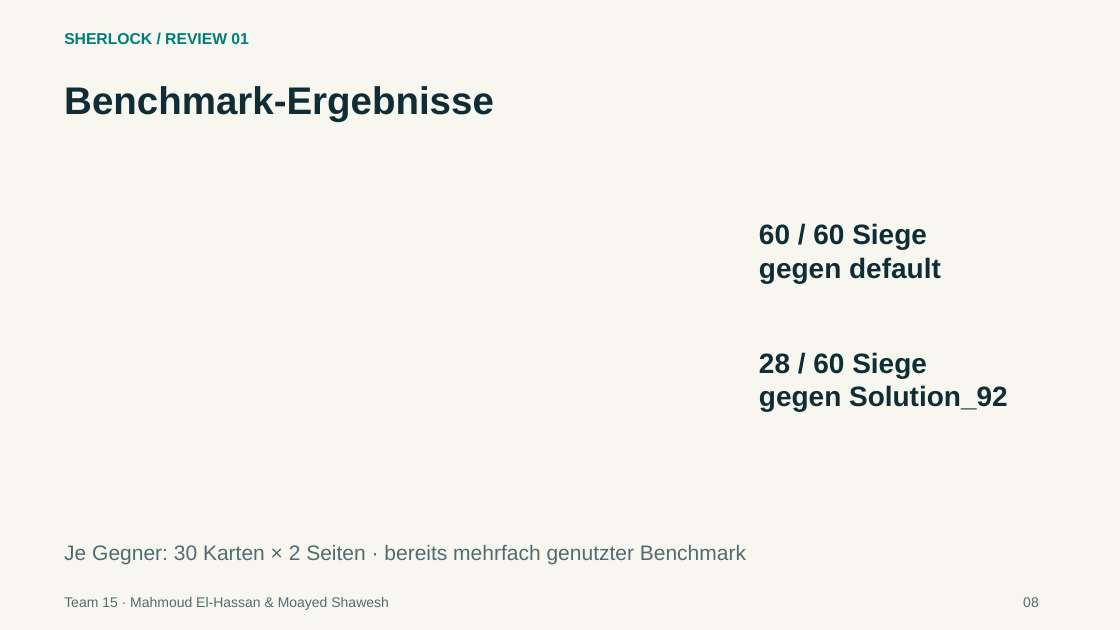
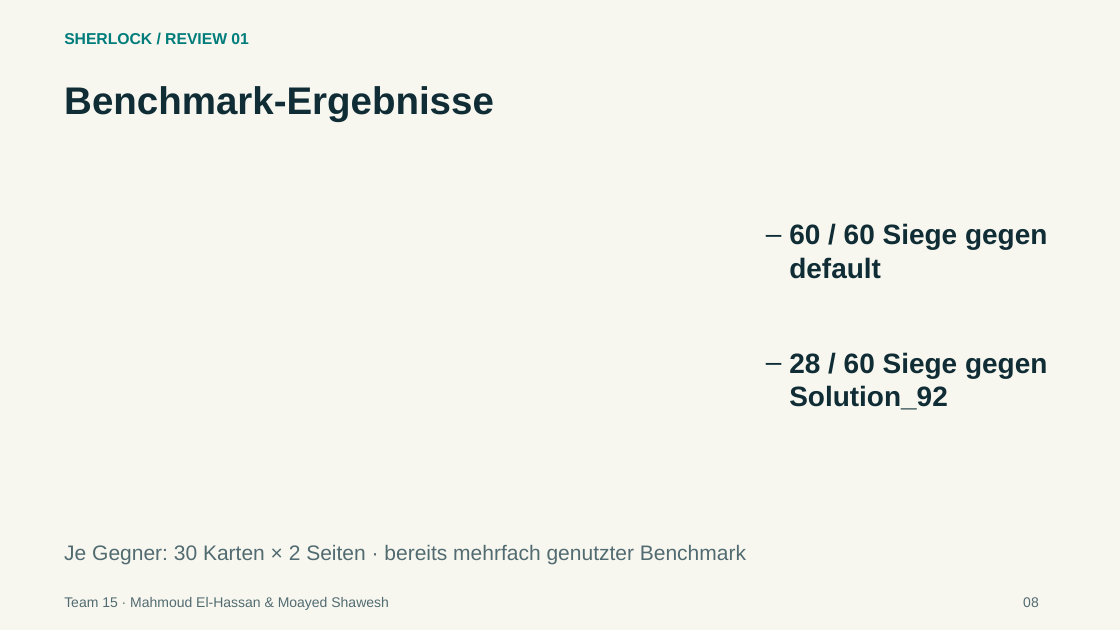
Before and after one commit to elhassanmahmoud/sherlock-luxAI-team15, a slide deck: slide 8 of docs/presentation/Sherlock_Review_16-10-2026.pptx. Drawn at 1120x630 pixels with LibreOffice and Linux fonts; fonts in the diff are those of the drawing. Boxes give left, top, right and bottom in pixels: in the first picture for what was removed or moved away, otherwise in the second. Text is boxed around its words. In the diff, an @@ line names an element or a change of style, - is before the commit and + after.

```diff
--- a/docs/presentation/Sherlock_Review_16-10-2026.pptx
+++ b/docs/presentation/Sherlock_Review_16-10-2026.pptx
@@ text at bbox=[789, 223, 1047, 279]: text changed @@
-60 / 60 Siege
-gegen default
+– 60 / 60 Siege gegen default
@@ text at bbox=[789, 352, 1047, 410]: text changed @@
-28 / 60 Siege
-gegen Solution_92
+– 28 / 60 Siege gegen Solution_92
```
Also in this commit, not shown: 3 other slides changed, 4 other files.
